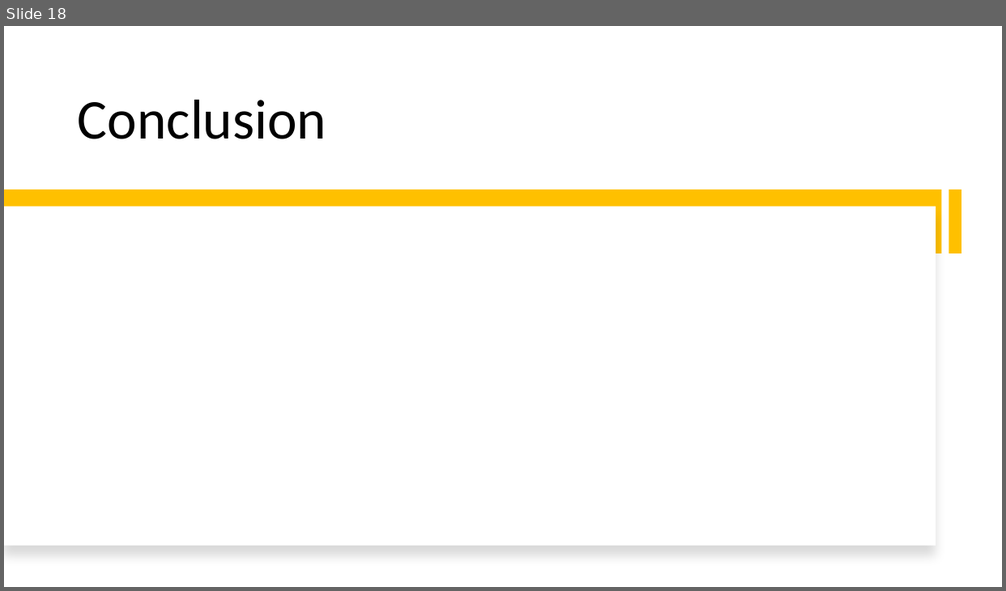
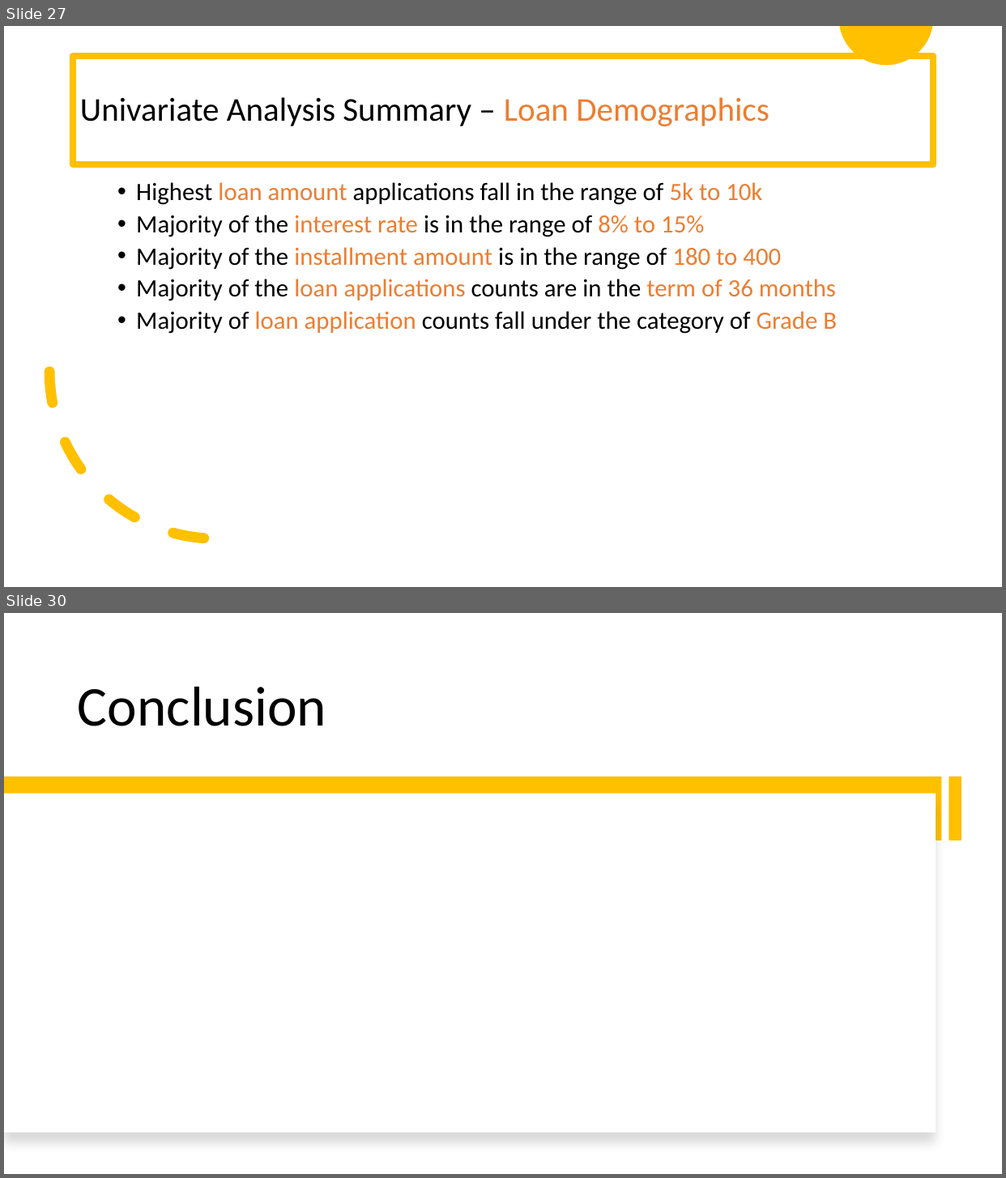
Before and after one commit to prachigoliwadekar/LendingClubCaseStudy, a slide deck: LendingClubCaseStudy.pptx. Shown one above the other, each under a label of ours: slide 18 before the commit, slides 27 and 30 after it; the slides between them are not shown. The pictures are 1006x591 and 1006x1178 pixels, drawn with LibreOffice and Linux fonts; fonts in the diff are those of the drawing. Boxes give left, top, right and bottom in pixels: in the first picture for what was removed or moved away, otherwise in the second. Text is boxed around its words. In the diff, an @@ line names an element or a change of style, - is before the commit and + after.

```diff
--- a/LendingClubCaseStudy.pptx
+++ b/LendingClubCaseStudy.pptx
@@ slide 27 added at box(4, 26, 1002, 587), background #FFFFFF @@
@@ freeform shape added at box(839, 26, 932, 65), fill #FFC000 @@
@@ title added at box(73, 56, 934, 165), outline #FFC000 6 pt, 32 pt, text #000000 @@
+Univariate Analysis Summary – Loan Demographics
@@ text added at box(136, 182, 837, 334), 24 pt, text #000000 @@
+  • Highest loan amount applications fall in the range of 5k to 10k
+  • Majority of the interest rate is in the range of 8% to 15%
+  • Majority of the installment amount is in the range of 180 to 400
+  • Majority of the loan applications counts are in the term of 36 months
+  • Majority of loan application counts fall under the category of Grade B
@@ arc (boxed as its full ellipse) added at box(49, 205, 385, 540), outline #FFC000 10 pt dashed @@
@@ what was slide 18 is now slide 30 @@
```
Also in this commit, not shown: 7 slides changed, 13 other slides added, 1 slide removed, 1 other file.
